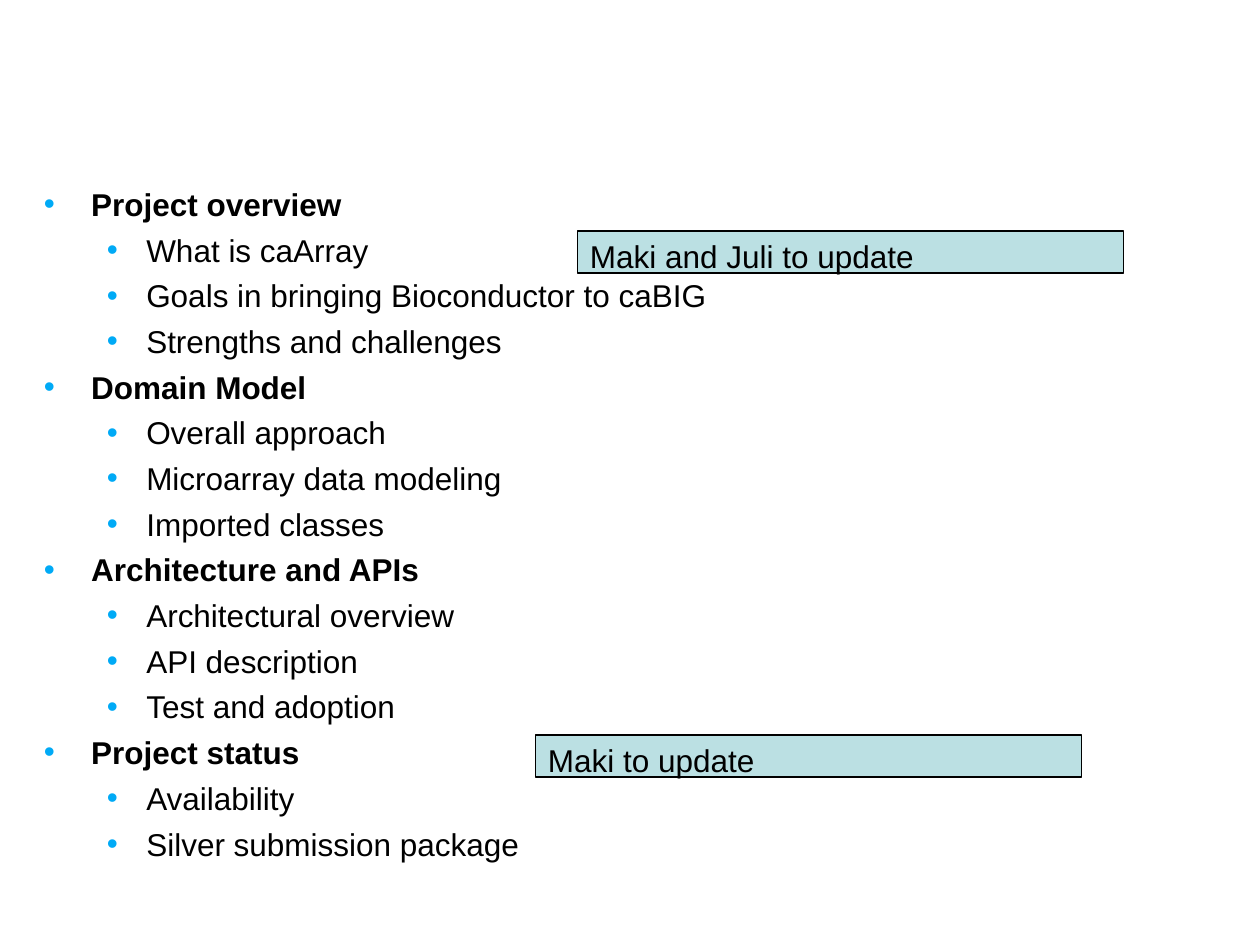
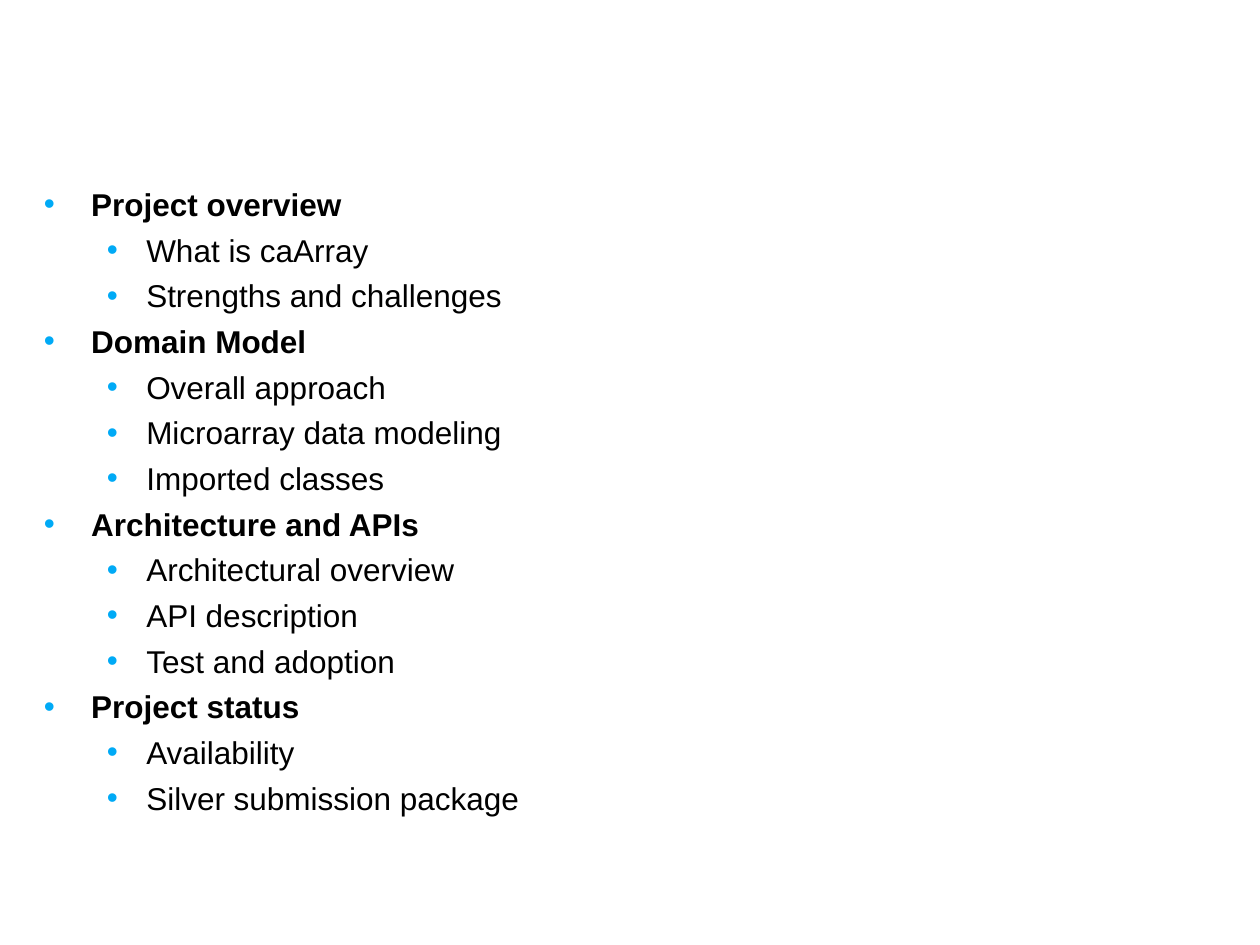
Before and after one commit to NCIP/caarray-docs, a slide deck: slide 2 of implementation/caarray_silver_compatibility_review/01. caarray_silver_compat_kickoff_Feb_2008.ppt. Drawn at 1260x945 pixels with LibreOffice and Linux fonts; fonts in the diff are those of the drawing; background and template pictures are left out. Boxes give left, top, right and bottom in pixels: in the first picture for what was removed or moved away, otherwise in the second. Text is boxed around its words. In the diff, an @@ line names an element or a change of style, - is before the commit and + after.

```diff
--- a/implementation/caarray_silver_compatibility_review/01. caarray_silver_compat_kickoff_Feb_2008.ppt
+++ b/implementation/caarray_silver_compatibility_review/01. caarray_silver_compat_kickoff_Feb_2008.ppt
@@ rectangle removed at [577, 231, 1123, 272] @@
-Maki and Juli to update
@@ text at [146, 284, 706, 313]: paragraph removed @@
-  • Goals in bringing Bioconductor to caBIG
@@ rectangle removed at [536, 735, 1081, 776] @@
-Maki to update
```
Also in this commit, not shown: 5 other slides changed, 3 slides added, 2 slides removed.
